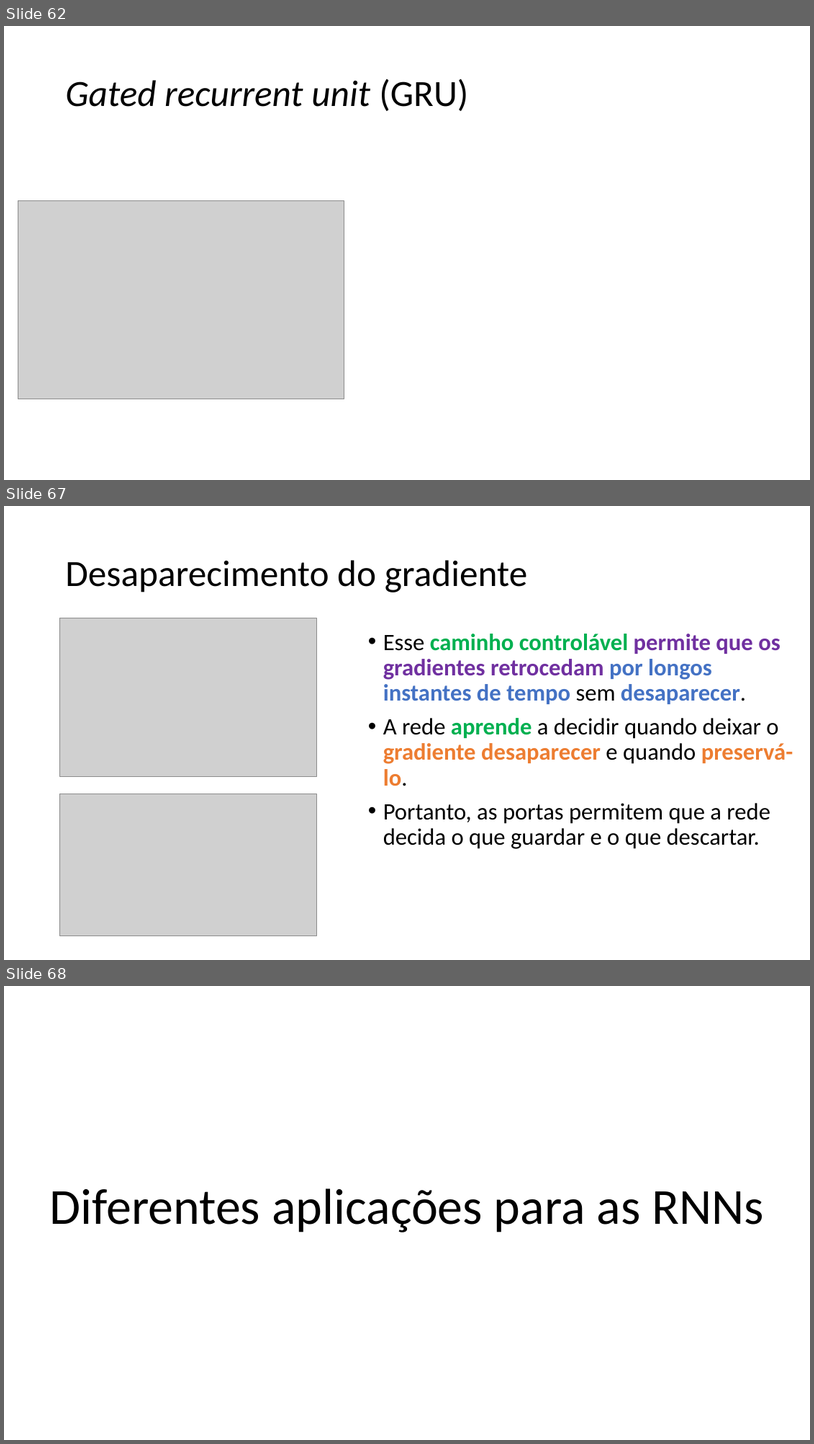
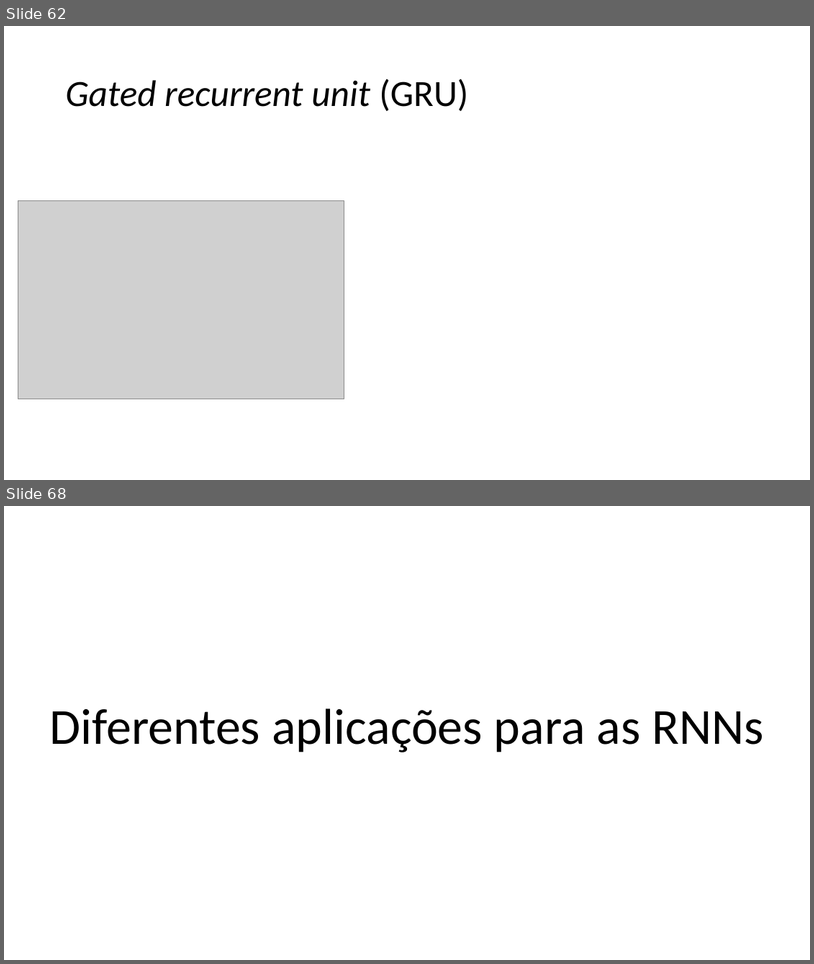
Before and after one commit to zz4fap/c24_inteligencia_artificial, a slide deck: slides/C24_RNN.pptx. Shown one above the other, each under a label of ours: slides 62, 67 and 68 before the commit, slides 62 and 68 after it; the slides between them are not shown. The pictures are 814x1444 and 814x964 pixels, drawn with LibreOffice and Linux fonts; fonts in the diff are those of the drawing; grey boxes stand for pictures. Boxes give left, top, right and bottom in pixels: in the first picture for what was removed or moved away, otherwise in the second. Text is boxed around its words. In the diff, an @@ line names an element or a change of style, - is before the commit and + after.

```diff
--- a/slides/C24_RNN.pptx
+++ b/slides/C24_RNN.pptx
@@ slide 67 removed at [4,506,810,960], background #FFFFFF @@
@@ title removed at [65,560,528,592] @@
-Desaparecimento do gradiente
@@ picture removed at [59,618,316,777] @@
@@ text removed at [383,633,793,849] @@
-• Esse caminho controlável permite que os gradientes retrocedam por longos instantes de tempo sem desaparecer.
-• A rede aprende a decidir quando deixar o gradiente desaparecer e quando preservá-lo.
-• Portanto, as portas permitem que a rede decida o que guardar e o que descartar.
@@ picture removed at [59,794,316,936] @@
```
Also in this commit, not shown: 13 slides changed, 5 slides added, 2 other slides removed, 2 other files.
